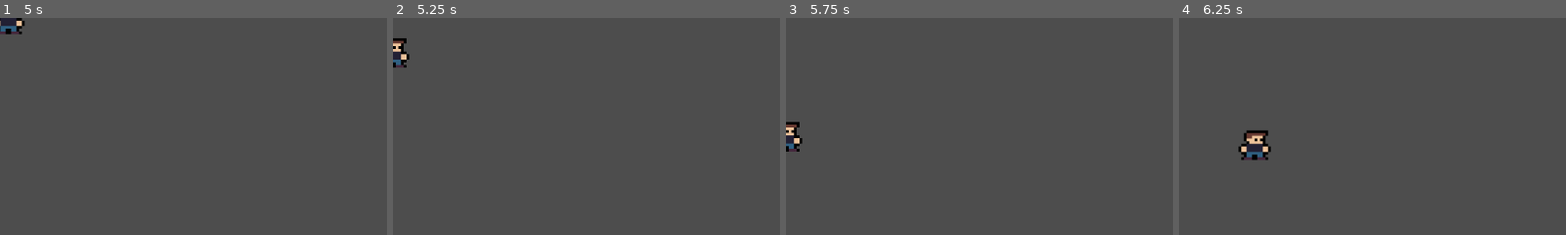
Above: before the commit, frames 1-4 (left to right).
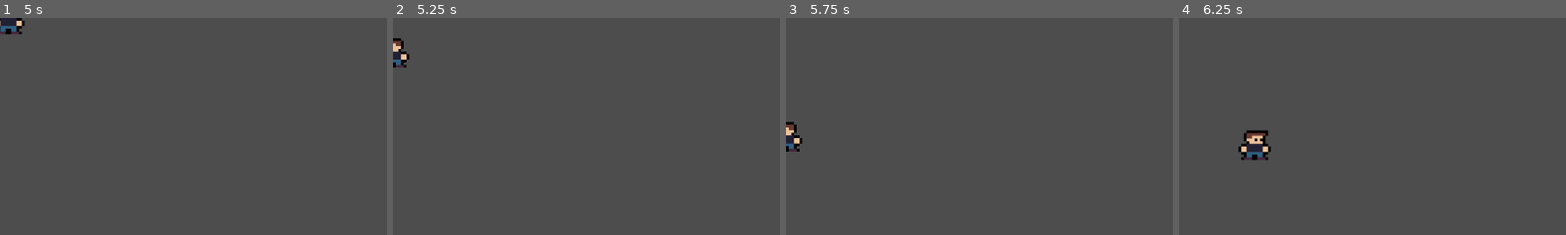
Above: after the commit, the same moments.

Repository: JoshuaW13/shoot-things
Game: Godot game, scene res://entities/player/player.tscn
Two runs of this game, one before a commit and one after it. Both use one fixed random seed, a clock stepped at 60 frames per second and the inputs below.
Inputs:
- Up to frame 1 (5 s): tap Enter at 0.5 s; hold D (Right) 0.53-1.28 s; hold S (Down) 1.28-2.03 s; hold D (Right) 2.03-2.78 s; hold W (Up) 2.78-3.53 s; hold A (Left) from 3.53 s (still down)
- Up to frame 2 (5.25 s): release A (Left) at 5.03 s; hold S (Down) from 5.03 s (still down)
- Up to frame 3 (5.75 s): keep holding S (Down)
- Up to frame 4 (6.25 s): release S (Down) at 5.78 s; hold D (Right) from 5.78 s (still down)
The pictures show only the part of the screen within x 0-50%, y 0-50%; the shares and areas given below are measured in that part.

Frame 1 is identical in both runs. In frame 2, 0.1% of the frame differs, in the area x 0-4%, y 9-16%; in frame 3, 0.1%, in the area x 0-4%, y 47-55%; in frame 4, nothing differs.

Commit message:
Fixed facing logic

Diff:
--- a/entities/player/states/moveState.gd
+++ b/entities/player/states/moveState.gd
@@ -16,9 +16,9 @@
 		transition.emit(self, "idle")
 		return
 
-	if h >=0:
+	if h >0:
 		player.facing = "Right"
-	else:
+	elif h < 0:
 		player.facing = "Left"
 
 	player.velocity = calculate_velocity(input_vector)
